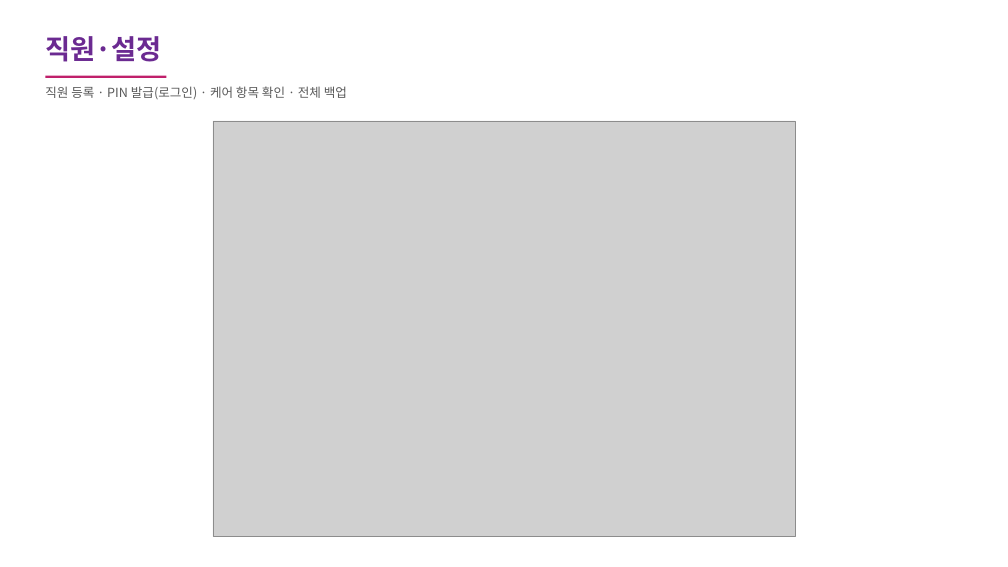
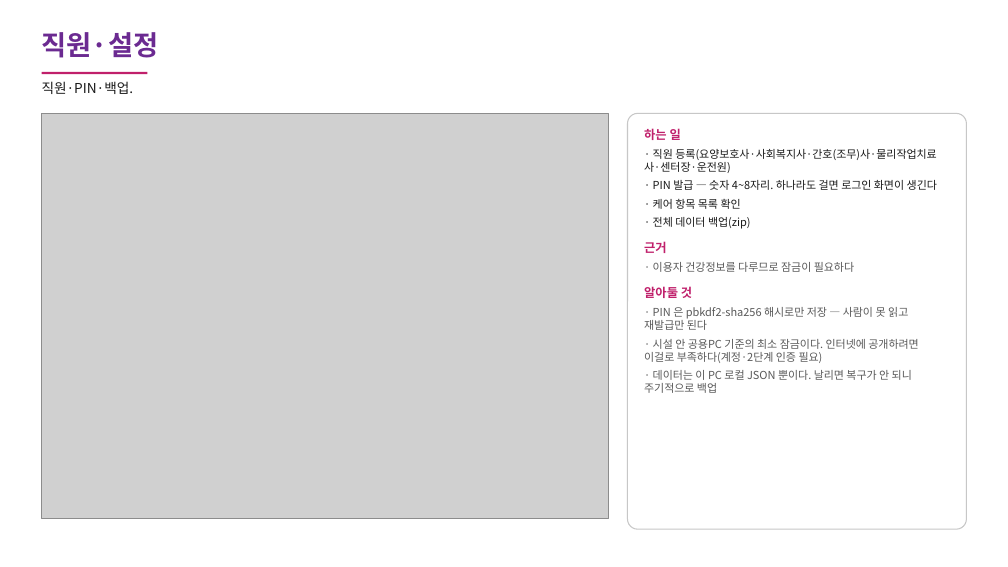
Before and after one commit to carerobot0001-pixel/carerobot-weekly-report, a slide deck: slide 15 of 요양시설스튜디오_화면기록.pptx. Drawn at 1008x567 pixels with LibreOffice and Linux fonts; fonts in the diff are those of the drawing; grey boxes stand for pictures. Boxes give left, top, right and bottom in pixels: in the first picture for what was removed or moved away, otherwise in the second. Text is boxed around its words. In the diff, an @@ line names an element or a change of style, - is before the commit and + after.

```diff
--- a/요양시설스튜디오_화면기록.pptx
+++ b/요양시설스튜디오_화면기록.pptx
@@ text "직원·설정" at bbox=[42, 32, 159, 58]: more space between paragraphs @@
@@ rectangle: place and size @@
-rectangle at bbox=[45, 76, 166, 78]
+rectangle at bbox=[42, 72, 147, 74]
@@ text at bbox=[42, 81, 134, 94]: text changed; size 12 to 13 pt; text colour #595959 to #1A1A1A @@
-직원 등록 · PIN 발급(로그인) · 케어 항목 확인 · 전체 백업
+직원·PIN·백업.
@@ picture: place and size @@
-picture at bbox=[213, 121, 796, 537]
+picture at bbox=[42, 113, 609, 519]
@@ rounded rectangle added at bbox=[628, 113, 966, 529], fill #FFFFFF, outline #C7C7C7 1 pt @@
@@ text added at bbox=[644, 128, 937, 393], 10.5 pt, text #595959 @@
+하는 일
+· 직원 등록(요양보호사·사회복지사·간호(조무)사·물리작업치료사·센터장·운전원)
+· PIN 발급 — 숫자 4~8자리. 하나라도 걸면 로그인 화면이 생긴다
+· 케어 항목 목록 확인
+· 전체 데이터 백업(zip)
+근거
+· 이용자 건강정보를 다루므로 잠금이 필요하다
+알아둘 것
+· PIN 은 pbkdf2-sha256 해시로만 저장 — 사람이 못 읽고 재발급만 된다
+· 시설 안 공용PC 기준의 최소 잠금이다. 인터넷에 공개하려면 이걸로 부족하다(계정·2단계 인증 필요)
+· 데이터는 이 PC 로컬 JSON 뿐이다. 날리면 복구가 안 되니 주기적으로 백업
```
Also in this commit, not shown: 15 other slides changed, 15 other files.
